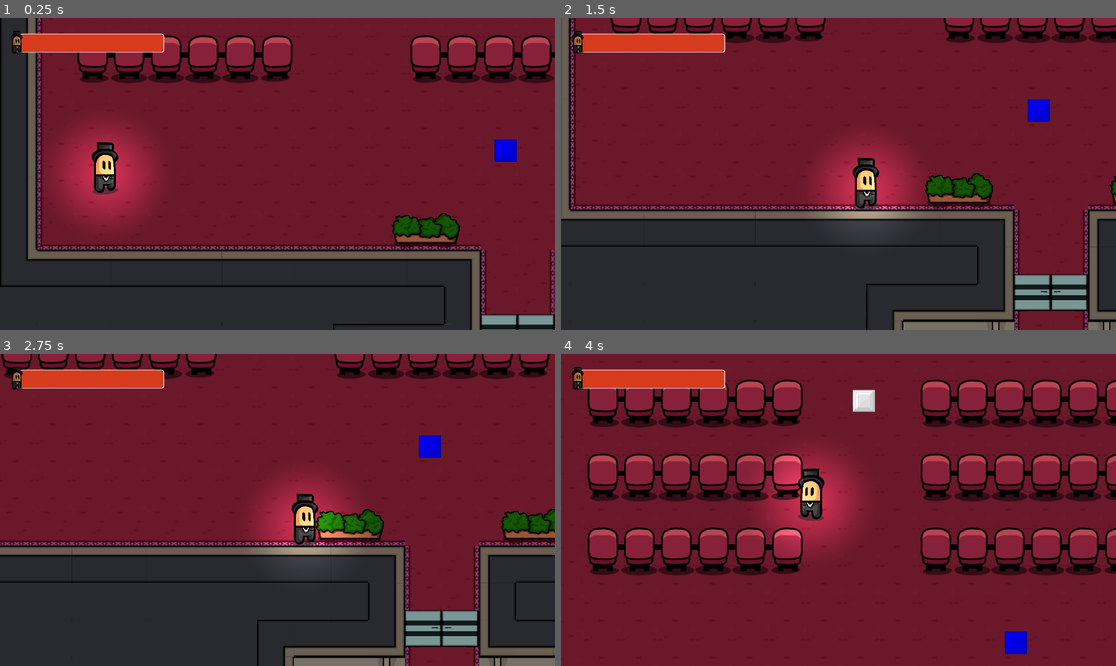
Above: before the commit, frames 1-4 (two rows, left to right).
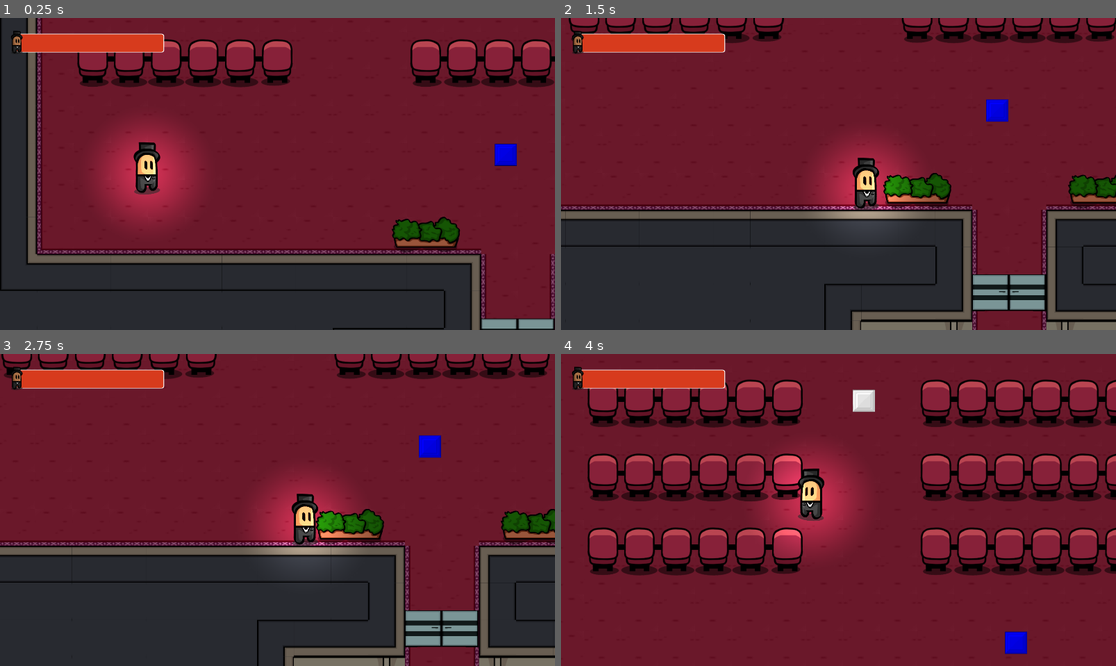
Above: after the commit, the same moments.

Repository: Kathamala/Just-A-Note
Game: Godot game, scene res://Scenes/Game.tscn
Two runs of this game, one before a commit and one after it. Both use one fixed random seed, a clock stepped at 60 frames per second and the inputs below.
Inputs:
- Up to frame 1 (0.25 s): no input
- Up to frame 2 (1.5 s): tap Enter at 0.5 s; hold Right (ui_right) 0.53-1.28 s; tap Tab (Change_Weapon) at 0.6 s; hold Down (ui_down) from 1.28 s (still down); tap Shift (Sharp_Note) at 1.35 s
- Up to frame 3 (2.75 s): tap Space at 2 s; release Down (ui_down) at 2.03 s; hold Right (ui_right) from 2.03 s (still down); tap R (Shoot_A) at 2.1 s
- Up to frame 4 (4 s): tap Enter at 2.75 s; release Right (ui_right) at 2.78 s; hold Up (ui_up) 2.78-3.53 s; tap F (Shoot_B) at 2.85 s; hold Left (ui_left) from 3.53 s (still down); tap G (Shoot_C) at 3.6 s

The runs differ from the first frame. In frame 1, 17% of the frame differs, in the area x 0-100%, y 0-100%; in frame 2, 15%; in frame 3, less than 0.1%; in frame 4, less than 0.1%.

Commit message:
Player Knockback

Diff:
--- a/Scenes/Game.tscn
+++ b/Scenes/Game.tscn
@@ -1406,7 +1406,7 @@
 [node name="Player" parent="." groups=[
 "Player",
 ] instance=ExtResource( 1 )]
-position = Vector2( 364.626, 2553.16 )
+position = Vector2( 509.486, 2539.19 )
 z_index = 1
 
 [node name="MainCamera" type="Camera2D" parent="Player"]
@@ -1541,6 +1541,58 @@
 position = Vector2( 3397.32, 994.105 )
 enemy_note = "D#"
 
+[node name="Enemy3" parent="Enemys" instance=ExtResource( 17 )]
+position = Vector2( 3793.3, 2470.54 )
+enemy_note = "D#"
+
+[node name="Enemy15" parent="Enemys" instance=ExtResource( 17 )]
+position = Vector2( 1767.59, 4280.5 )
+enemy_note = "D#"
+
+[node name="Enemy4" parent="Enemys" instance=ExtResource( 17 )]
+position = Vector2( 3992.86, 5169.13 )
+enemy_note = "D#"
+
+[node name="Enemy5" parent="Enemys" instance=ExtResource( 17 )]
+position = Vector2( 4749.06, 5386.33 )
+enemy_note = "D#"
+
+[node name="Enemy6" parent="Enemys" instance=ExtResource( 17 )]
+position = Vector2( 7958.59, 5299.35 )
+enemy_note = "D#"
+
+[node name="Enemy7" parent="Enemys" instance=ExtResource( 17 )]
+position = Vector2( 10667.5, 5005.68 )
+enemy_note = "D#"
+
+[node name="Enemy8" parent="Enemys" instance=ExtResource( 17 )]
+position = Vector2( 7413.21, 3465.42 )
+enemy_note = "D#"
+
+[node name="Enemy9" parent="Enemys" instance=ExtResource( 17 )]
+position = Vector2( 6598.13, 4310.46 )
+enemy_note = "D#"
+
+[node name="Enemy10" parent="Enemys" instance=ExtResource( 17 )]
+position = Vector2( 1803.25, 362.298 )
+enemy_note = "D#"
+
+[node name="Enemy11" parent="Enemys" instance=ExtResource( 17 )]
+position = Vector2( 9307.07, 2794.18 )
+enemy_note = "D#"
+
+[node name="Enemy12" parent="Enemys" instance=ExtResource( 17 )]
+position = Vector2( 8575.9, 1757.35 )
+enemy_note = "D#"
+
+[node name="Enemy13" parent="Enemys" instance=ExtResource( 17 )]
+position = Vector2( 9456.9, 1193.99 )
+enemy_note = "D#"
+
+[node name="Enemy14" parent="Enemys" instance=ExtResource( 17 )]
+position = Vector2( 8222.3, 474.799 )
+enemy_note = "D#"
+
 [node name="Doors" type="Node" parent="."]
 
 [node name="porta1_corredor" type="Sprite" parent="Doors"]
--- a/Scripts/Enemy.gd
+++ b/Scripts/Enemy.gd
@@ -25,6 +25,12 @@
 				$Sprite.flip_h = false
 			elif Player.position.x - position.x < 0:
 				$Sprite.flip_h = true
+		else:
+			move_and_slide(velocity*speed)
+			if velocity.x > 0:
+				$Sprite.flip_h = false
+			elif velocity.x < 0:
+				$Sprite.flip_h = true
 	else:
 		move_and_slide(velocity*speed)
 		if velocity.x > 0:
--- a/Scripts/Player_Movement.gd
+++ b/Scripts/Player_Movement.gd
@@ -8,9 +8,14 @@
 var bullet_speed = 2000
 var bullet = preload("res://Scenes/Bullet.tscn")
 
+var knockback = Vector2.ZERO
+export var knockback_power = 0.25
+
 signal collision(body)
 
 func _physics_process(delta):
+	knockback = knockback.move_toward(Vector2.ZERO, 200 * delta)
+	knockback = move_and_slide(knockback)
 	move(delta)
 
 	if GameEvents.current_weapon != "Empty_Hand":
@@ -105,4 +110,10 @@
 		$CS.play()
 
 func _on_Area2D_area_entered(area):
+	if area.is_in_group("Enemy"):
+		if area.get_parent().position.x > position.x:
+			knockback = (Vector2(area.position.x - position.x, area.position.y - position.y)) * knockback_power
+		elif area.get_parent().position.x < position.x:
+			knockback = -(Vector2(area.position.x - position.x, area.position.y - position.y)) * knockback_power
+
 	emit_signal("collision", area)
